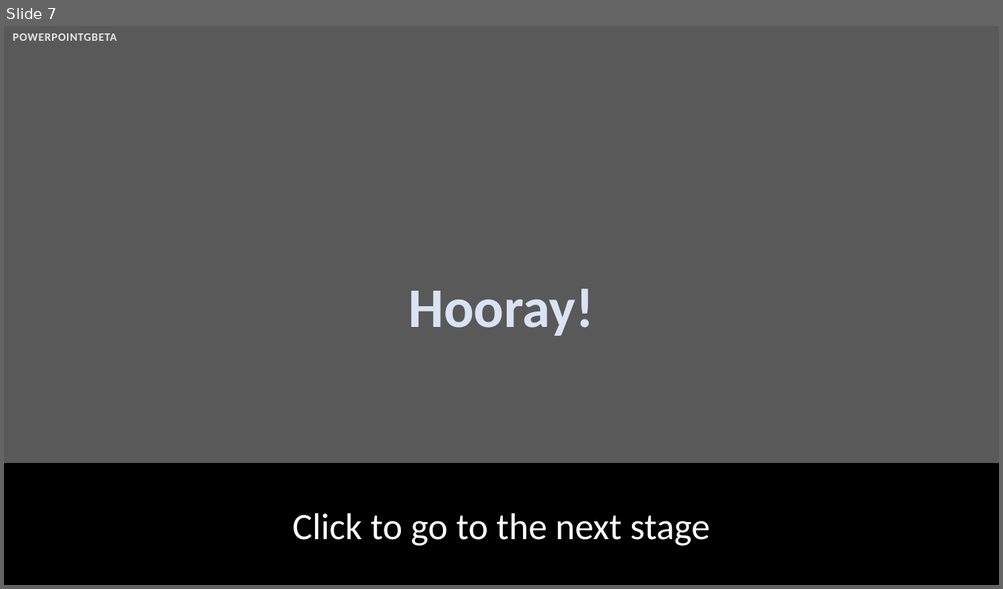
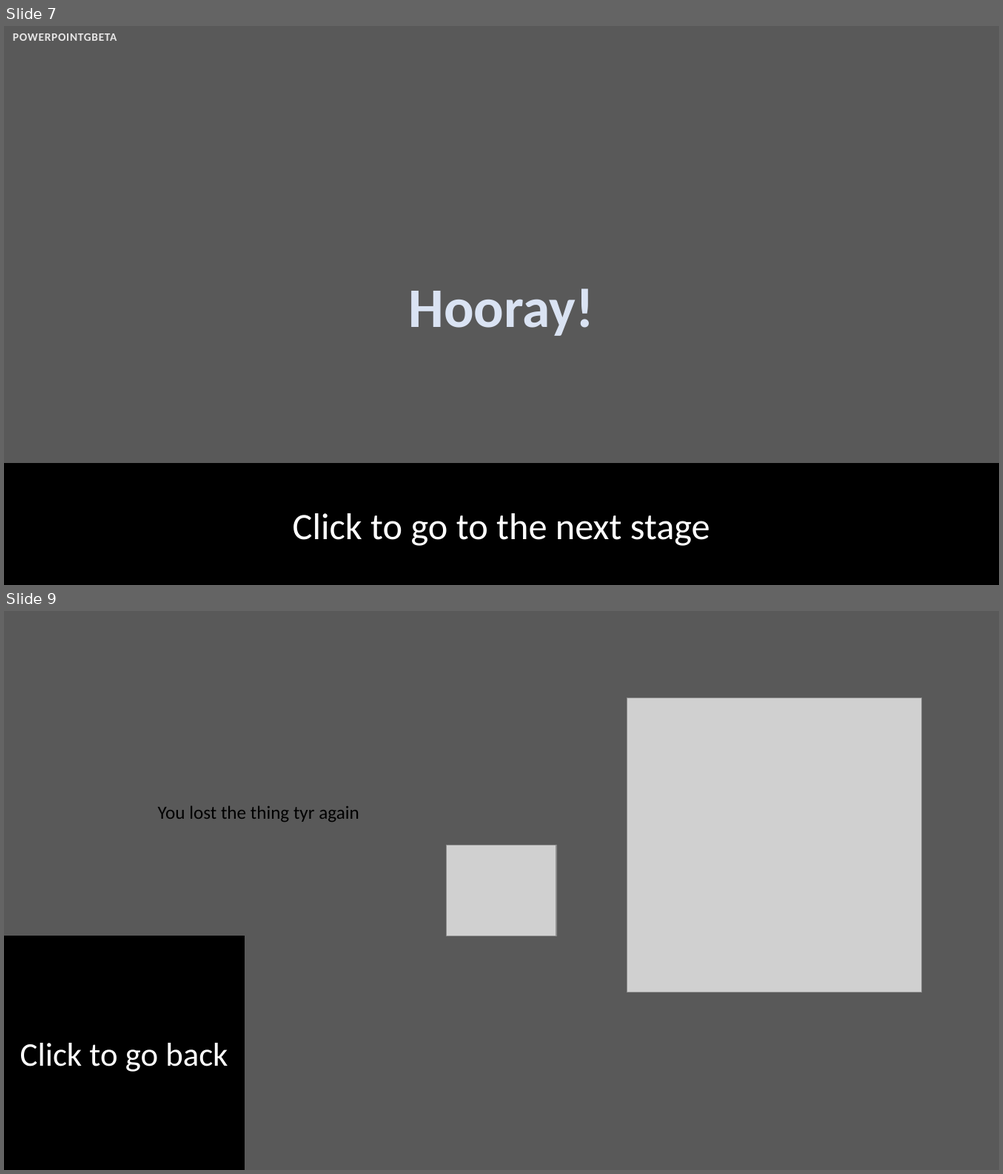
Before and after one commit to snooze789/My-powerpoint-games, a slide deck: the most creative powerpoint game.pptx. Shown one above the other, each under a label of ours: slide 7 before the commit, slides 7 and 9 after it; the slides between them are not shown. The pictures are 1003x589 and 1003x1174 pixels, drawn with LibreOffice and Linux fonts; fonts in the diff are those of the drawing; grey boxes stand for pictures; background and template pictures are left out. Boxes give left, top, right and bottom in pixels: in the first picture for what was removed or moved away, otherwise in the second. Text is boxed around its words. In the diff, an @@ line names an element or a change of style, - is before the commit and + after.

```diff
--- a/the most creative powerpoint game.pptx
+++ b/the most creative powerpoint game.pptx
@@ slide 9 added at (x1=4, y1=611, x2=999, y2=1170), background #595959 @@
@@ picture added at (x1=627, y1=698, x2=922, y2=993) @@
@@ text added at (x1=158, y1=806, x2=359, y2=822), 18 pt, text #000000 @@
+You lost the thing tyr again
@@ picture added at (x1=447, y1=846, x2=556, y2=937) @@
@@ action button back previous added at (x1=4, y1=937, x2=244, y2=1170), fill #000000, outline #000000 1 pt, 32 pt, text #FFFFFF @@
+Click to go back
```
Also in this commit, not shown: 1 slide changed, 2 other slides added.
